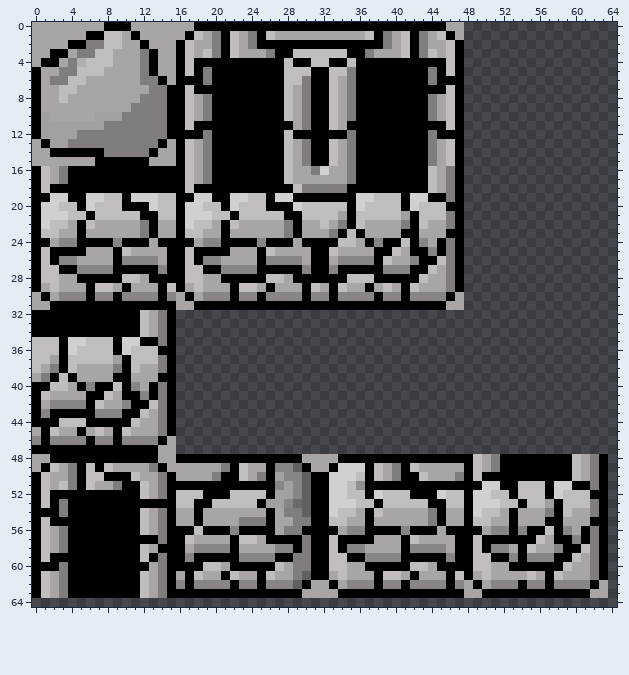
Two versions of one sprite sheet, Assets/Project/Textures/Kian/RedoneTiles.png. The picture above is the old version.
The file is 96x96 pixels. Colours within 5 levels of each other are drawn and written as one. Shown: x 0..64, y 0..64.
After the commit:
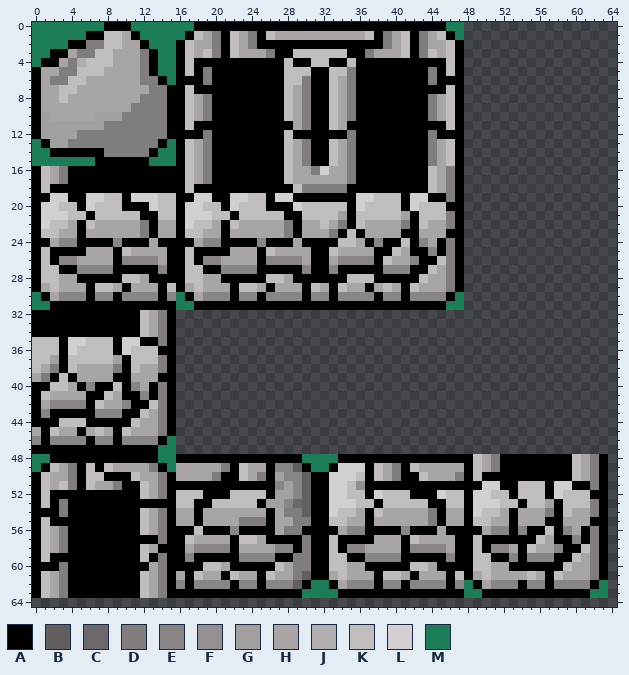
Palette (. is transparent): A #000000  B #625f5f  C #6b6969  D #817d7d  E #898585  F #939090  G #a3a0a0  H #aaa5a5  J #b0aeae  K #c1bdbd  L #d2cfcf  M #1c7e56
What changed:
y 0: x 0..7 HHHHHHHH -> MMMMMMMM; x 11..17 HHHHHHH -> MMMMMMM; x 46..47 HH -> MM
y 1: x 0..5 HHHHHH -> MMMMMM; x 12..16 HHHHH -> MMMMM; x 47 H -> M
y 2: x 0..3 HHHH -> MMMM; x 13..15 HHH -> MMM
y 3: x 0..1 HH -> MM; x 14..15 HH -> MM
y 4: x 0 H -> M; x 14..15 HH -> MM
y 5: x 14..15 HH -> MM
y 6: x 15 H -> M
y 13: x 0 H -> M; x 15 H -> M
y 14: x 0..1 HH -> MM; x 14..15 HH -> MM
y 15: x 0..6 HHHHHHH -> MMMMMMM; x 13..15 HHH -> MMM
y 30: x 0 H -> M; x 16 H -> M; x 47 H -> M
y 31: x 0..1 HH -> MM; x 16..17 HH -> MM; x 46..47 HH -> MM
y 46: x 15 H -> M
y 47: x 14..15 HH -> MM
y 48: x 0..1 HH -> MM; x 14..15 HH -> MM; x 30..33 HHHH -> MMMM
y 49: x 0 H -> M; x 15 H -> M; x 31..32 HH -> MM
y 62: x 31..32 HH -> MM; x 48 H -> M; x 63 H -> M
y 63: x 30..33 HHHH -> MMMM; x 48..49 HH -> MM; x 62..63 HH -> MM
